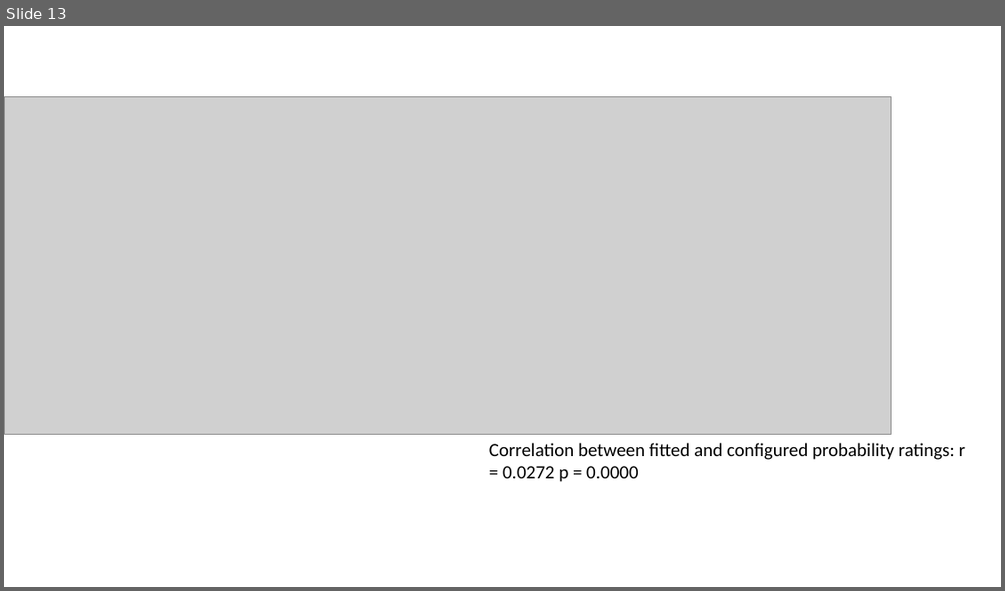
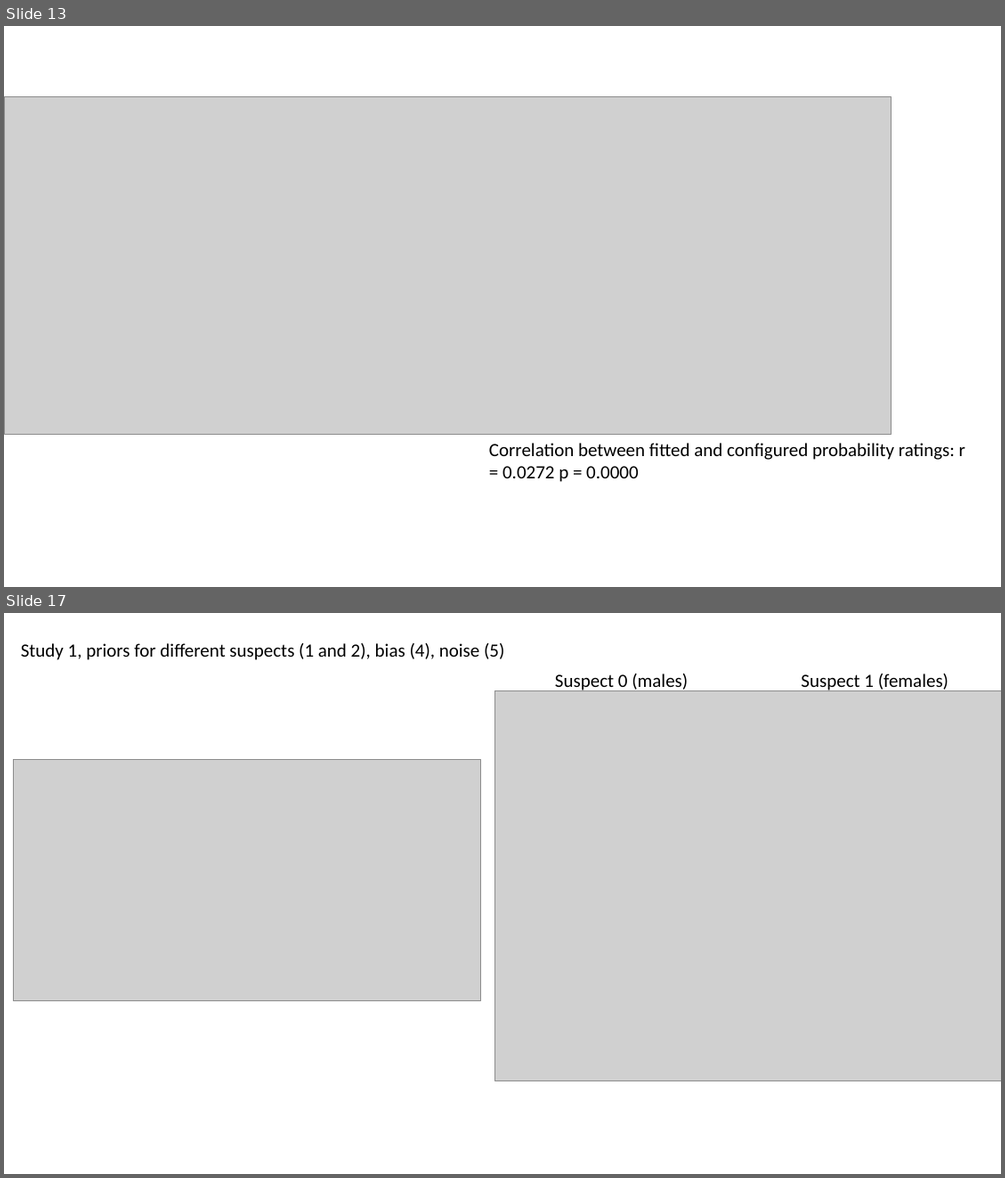
Before and after one commit to nicholasfurl/Forensic-beads-paper-1, a slide deck: forensic_beads_some_slides/forensic_beads.pptx. Shown one above the other, each under a label of ours: slide 13 before the commit, slides 13 and 17 after it; the slides between them are not shown. The pictures are 1005x591 and 1005x1178 pixels, drawn with LibreOffice and Linux fonts; fonts in the diff are those of the drawing; grey boxes stand for pictures. Boxes give left, top, right and bottom in pixels: in the first picture for what was removed or moved away, otherwise in the second. Text is boxed around its words. In the diff, an @@ line names an element or a change of style, - is before the commit and + after.

Commit message:
debugged / rewrote study 1 model fitting
forensic_beads_splitTerm_study1_simplify.m

```diff
--- a/forensic_beads_some_slides/forensic_beads.pptx
+++ b/forensic_beads_some_slides/forensic_beads.pptx
@@ slide 17 added at [4, 613, 1001, 1174], background #FFFFFF @@
@@ text added at [21, 643, 504, 660], 18 pt, text #000000 @@
+Study 1, priors for different suspects (1 and 2), bias (4), noise (5)
@@ picture added at [494, 690, 1001, 1080] @@
@@ text added at [555, 674, 688, 693], 18 pt, text #000000 @@
+Suspect 0 (males)
@@ text added at [801, 674, 948, 693], 18 pt, text #000000 @@
+Suspect 1 (females)
@@ picture added at [13, 760, 480, 1001] @@
```
Also in this commit, not shown: 10 other slides added, 21 other files.
